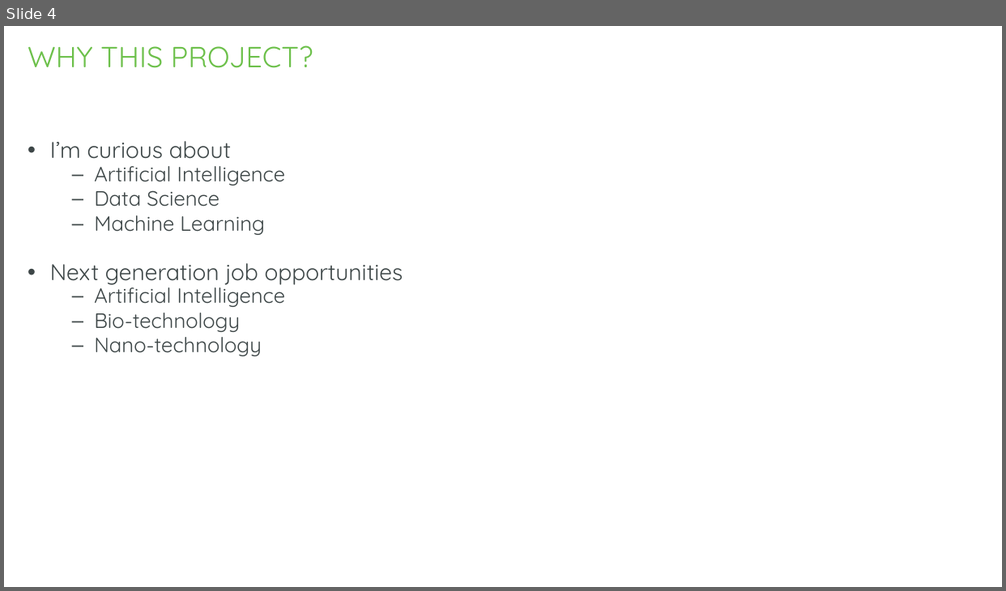
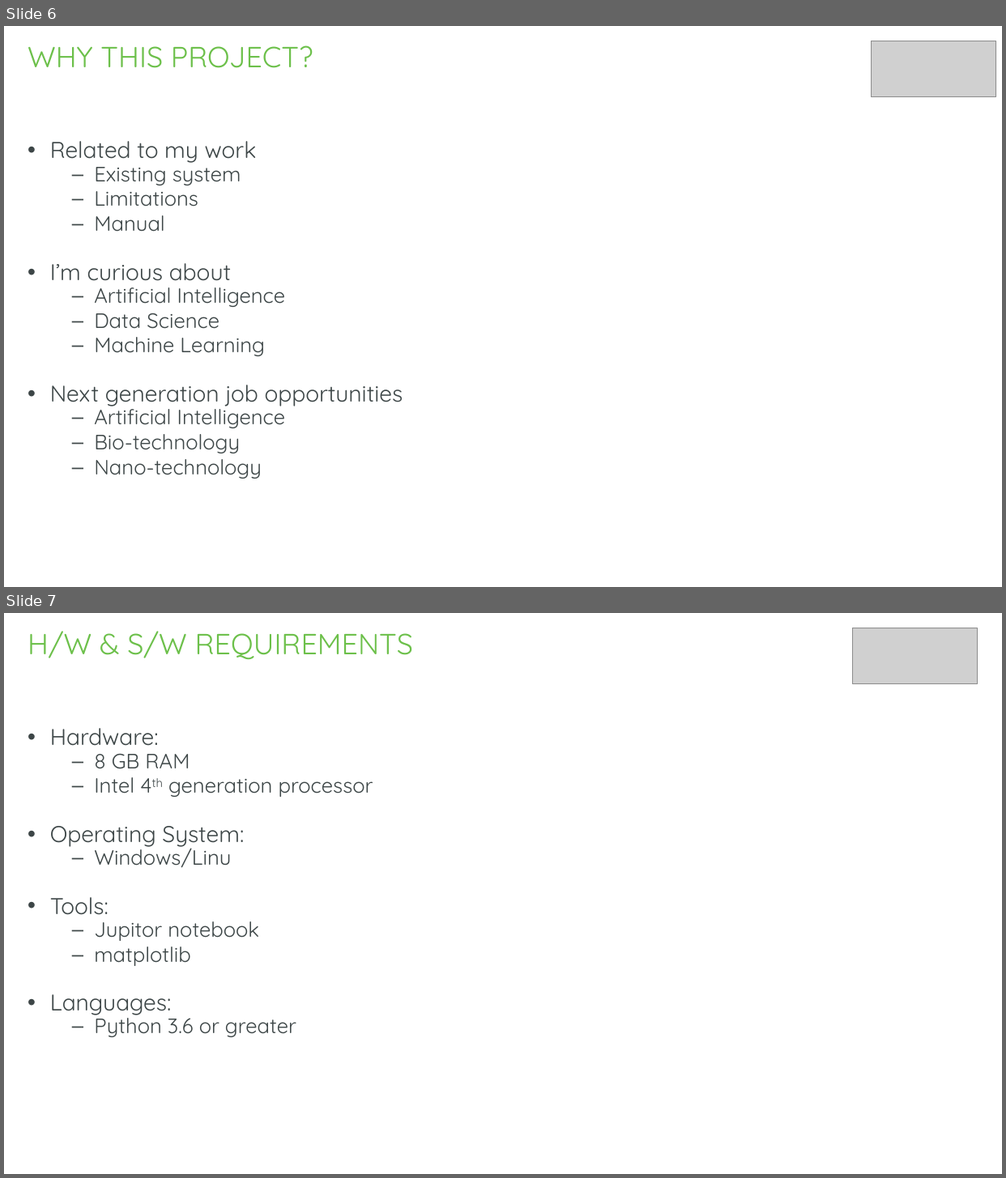
Before and after one commit to gkalidas/Python, a slide deck: MCS_project_sem_III/python_project.pptx. Shown one above the other, each under a label of ours: slide 4 before the commit, slides 6 and 7 after it. The pictures are 1006x591 and 1006x1178 pixels, drawn with LibreOffice and Linux fonts; fonts in the diff are those of the drawing; grey boxes stand for pictures; background and template pictures are left out. Boxes give left, top, right and bottom in pixels: in the first picture for what was removed or moved away, otherwise in the second. Text is boxed around its words. In the diff, an @@ line names an element or a change of style, - is before the commit and + after.

```diff
--- a/MCS_project_sem_III/python_project.pptx
+++ b/MCS_project_sem_III/python_project.pptx
@@ slide 7 added at bbox=[4, 613, 1002, 1174], background #FFFFFF; not listed: 1 template element that a slide beside it also shows @@
@@ title added at bbox=[27, 631, 413, 660], 28 pt, text #6CC04A @@
+H/W & S/W REQUIREMENTS
@@ picture added at bbox=[853, 628, 978, 684] @@
@@ text added at bbox=[50, 728, 373, 1037], 20 pt, text #3D4647 @@
+• Hardware:
+  – 8 GB RAM
+  – Intel 4th generation processor
+• Operating System:
+  – Windows/Linu
+• Tools:
+  – Jupitor notebook
+  – matplotlib
+• Languages:
+  – Python 3.6 or greater
@@ what was slide 4 is now slide 6 @@
@@ slide 6 changed as well @@
@@ picture added at bbox=[871, 41, 996, 97] @@
@@ text at bbox=[50, 141, 257, 232]: paragraphs added @@
+• Related to my work
+  – Existing system
+  – Limitations
+  – Manual
```
Also in this commit, not shown: 8 other slides changed, 10 other slides added, 11 slides removed, 4 other files.
